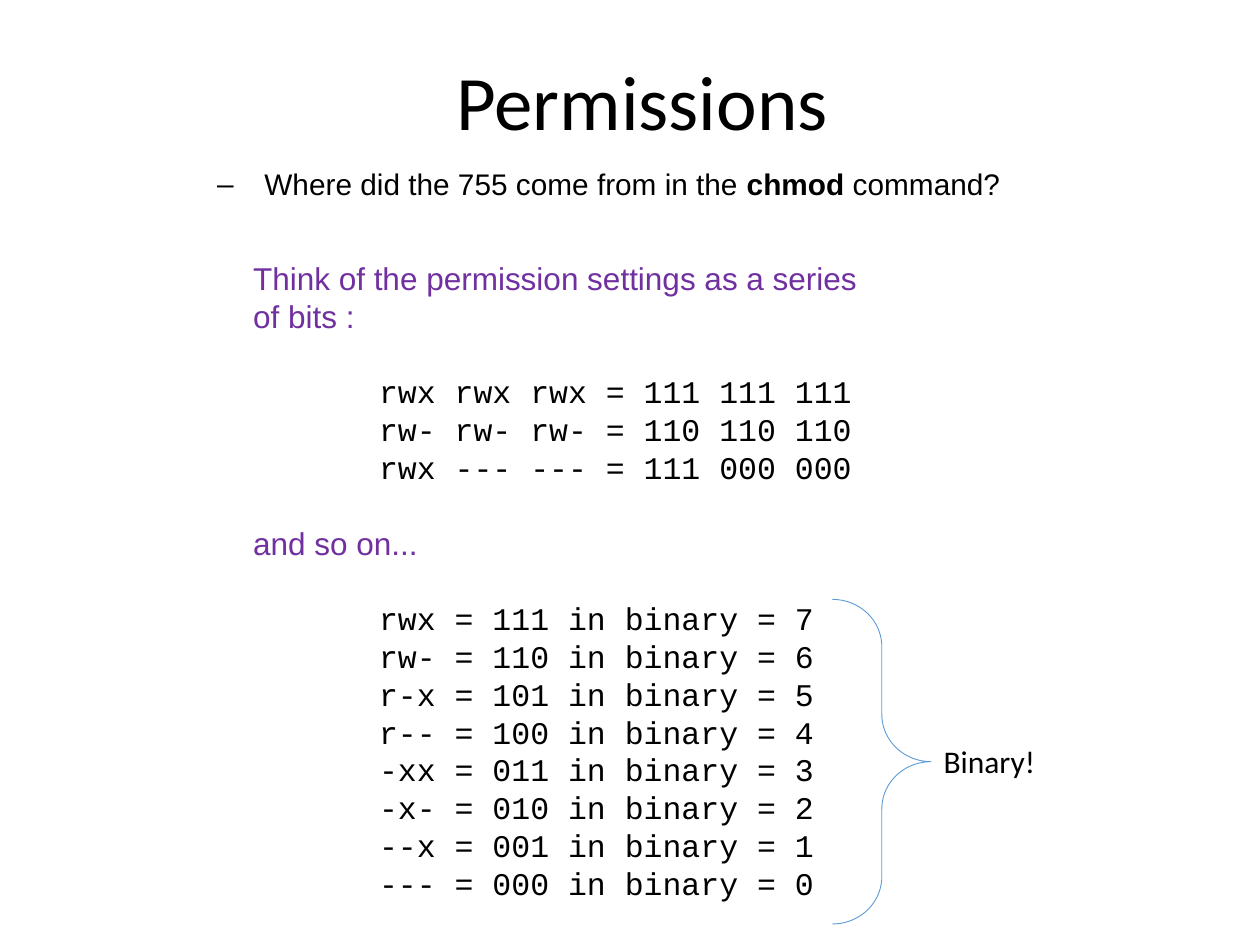
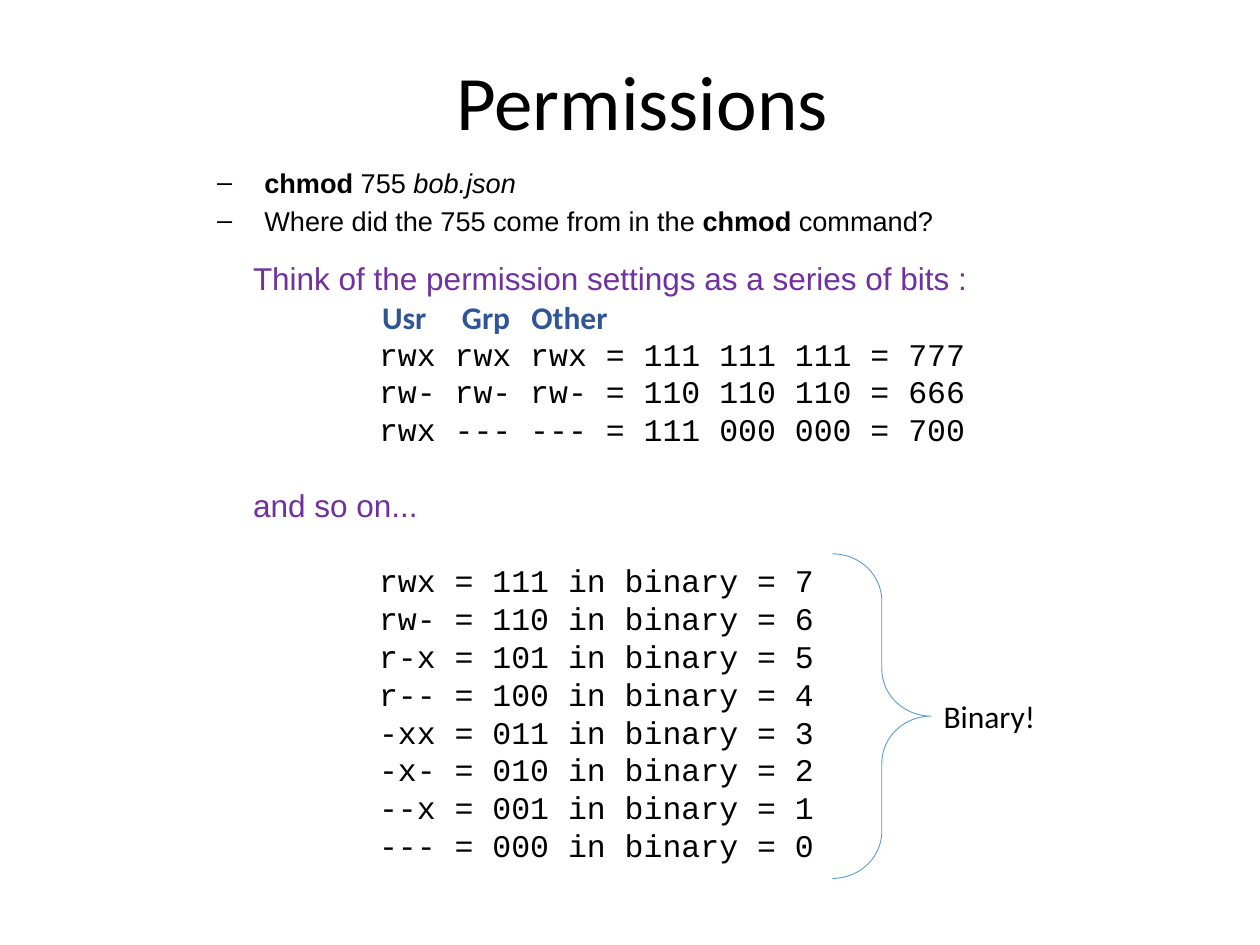
Before and after one commit to MarsUniversity/ece387-robotics, a slide deck: slide 15 of website/block_1_basics/lsn2/lsn2-linux.pptx (slide 14 before the commit). Drawn at 1260x945 pixels with LibreOffice and Linux fonts; fonts in the diff are those of the drawing. Boxes give left, top, right and bottom in pixels: in the first picture for what was removed or moved away, otherwise in the second. Text is boxed around its words. In the diff, an @@ line names an element or a change of style, - is before the commit and + after.

```diff
--- a/website/block_1_basics/lsn2/lsn2-linux.pptx
+++ b/website/block_1_basics/lsn2/lsn2-linux.pptx
@@ text at box(264, 173, 515, 198): paragraph added @@
+‒ chmod 755 bob.json
@@ text at box(264, 211, 933, 232): size 17 to 15.5 pt in "Where did the 755 come from in ..." @@
@@ text added at box(382, 307, 607, 334), 18 pt, text #2F5597, bold @@
+Usr Grp Other
@@ text at box(379, 345, 965, 442): text changed @@
-rwx rwx rwx = 111 111 111
-rw- rw- rw- = 110 110 110
-rwx --- --- = 111 000 000
+rwx rwx rwx = 111 111 111 = 777
+rw- rw- rw- = 110 110 110 = 666
+rwx --- --- = 111 000 000 = 700
@@ right brace: place and size @@
-right brace at box(833, 600, 931, 925)
+right brace at box(833, 554, 931, 879)
@@ text "Binary!": place and size @@
-text "Binary!" at box(944, 751, 1036, 778)
+text "Binary!" at box(944, 706, 1036, 733)
```
Also in this commit, not shown: 6 other slides changed, 2 slides added.
